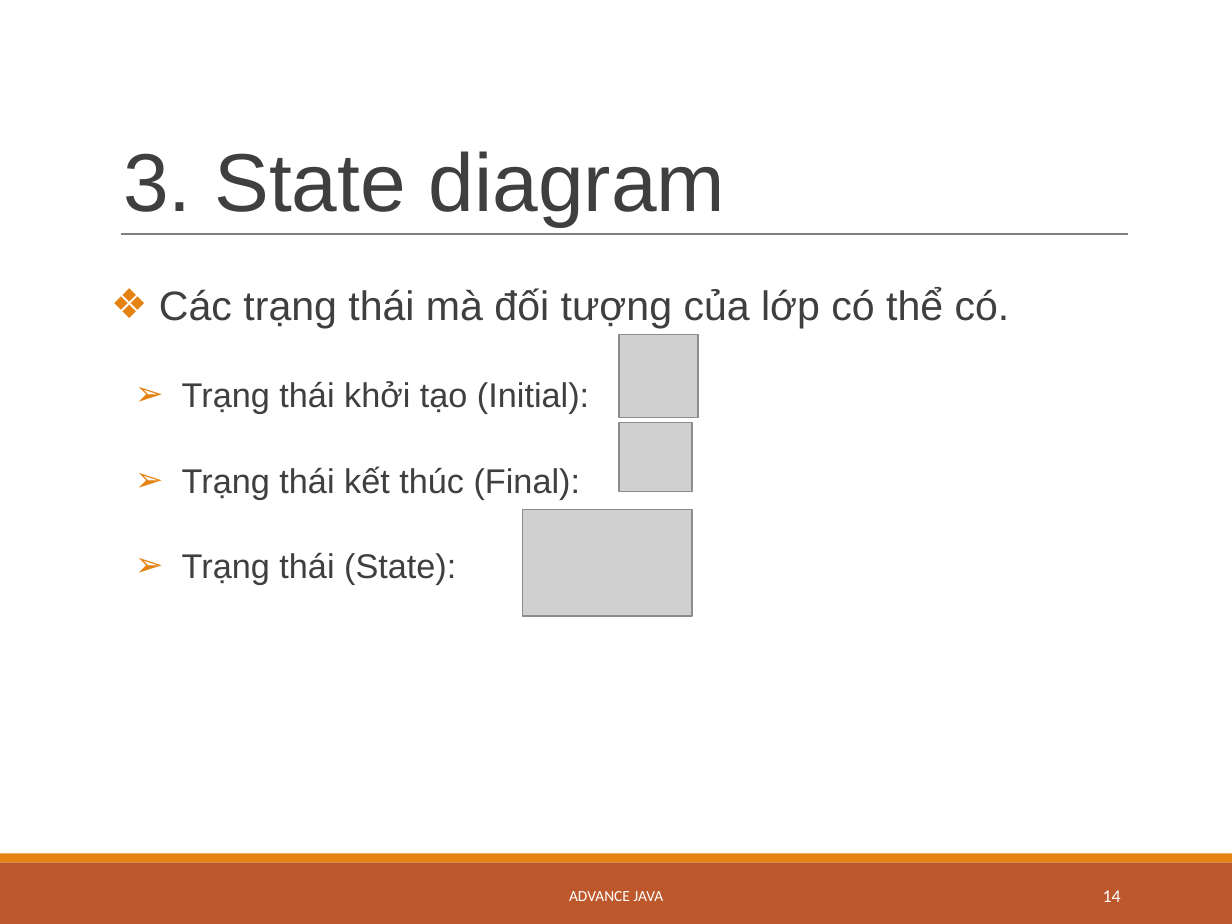
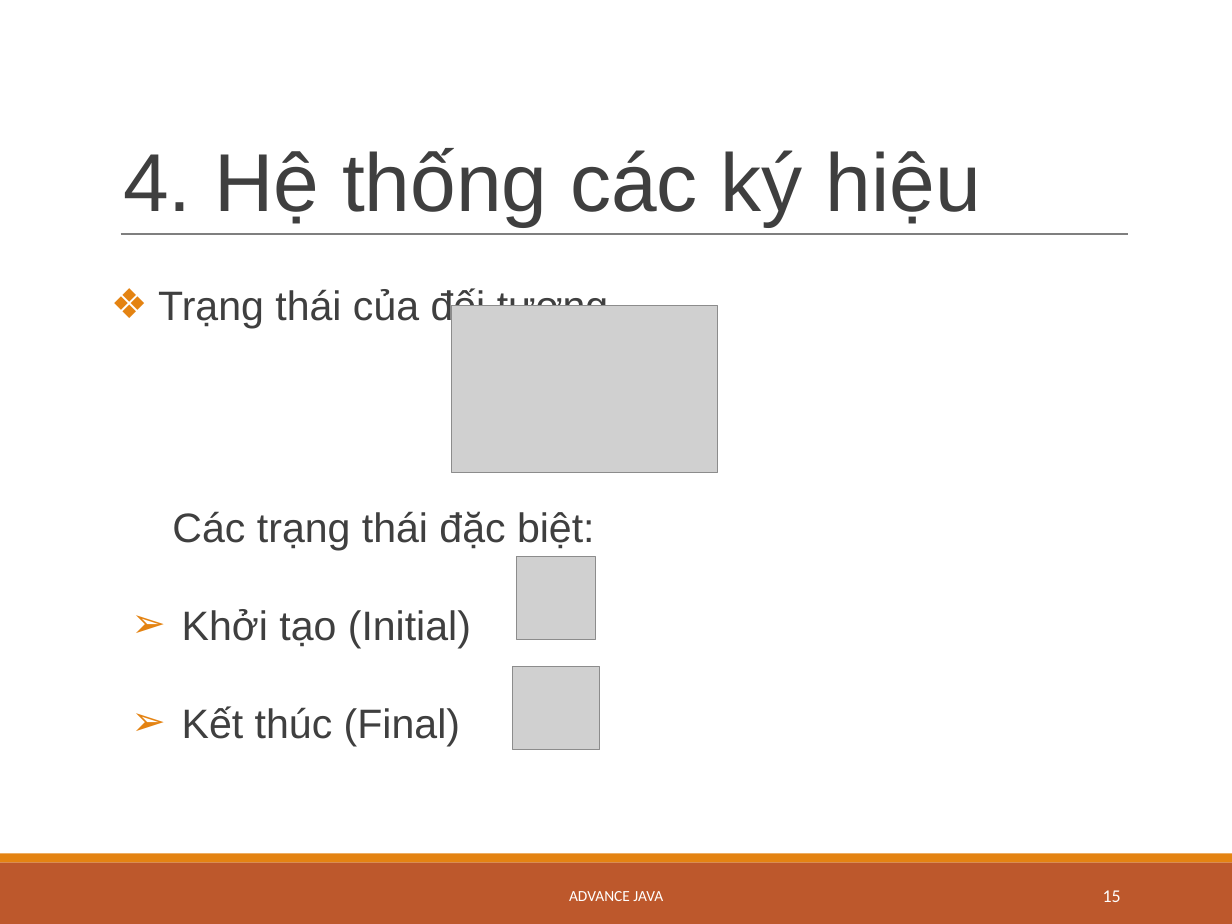
Before and after one commit to dantn93/Advanced-Java, a slide deck: slide 15 of StateMachineDiagram_Quynh_Dan.pptx.pptx (slide 14 before the commit). Drawn at 1232x924 pixels with LibreOffice and Linux fonts; fonts in the diff are those of the drawing; grey boxes stand for pictures. Boxes give left, top, right and bottom in pixels: in the first picture for what was removed or moved away, otherwise in the second. Text is boxed around its words. In the diff, an @@ line names an element or a change of style, - is before the commit and + after.

```diff
--- a/StateMachineDiagram_Quynh_Dan.pptx.pptx
+++ b/StateMachineDiagram_Quynh_Dan.pptx.pptx
@@ title at [123, 148, 981, 226]: text changed @@
-3. State diagram
+4. Hệ thống các ký hiệu
@@ text at [158, 287, 620, 746]: text changed; size 20 to 24 pt @@
-  ❖ Các trạng thái mà đối tượng của lớp có thể có.
-    ➢ Trạng thái khởi tạo (Initial):
-    ➢ Trạng thái kết thúc (Final):
-    ➢ Trạng thái (State):
+  ❖ Trạng thái của đối tượng.
+  Các trạng thái đặc biệt:
+    ➢ Khởi tạo (Initial)
+    ➢ Kết thúc (Final)
@@ picture: place and size @@
-picture at [522, 510, 691, 616]
+picture at [452, 306, 718, 473]
@@ picture: place and size @@
-picture at [620, 334, 699, 416]
+picture at [516, 557, 595, 639]
@@ picture: place and size @@
-picture at [620, 423, 692, 492]
+picture at [513, 667, 600, 749]
@@ page number at [1103, 890, 1121, 902]: text changed @@
-14
+15
```
Also in this commit, not shown: 20 other slides changed, 15 slides added, 1 slide removed.
